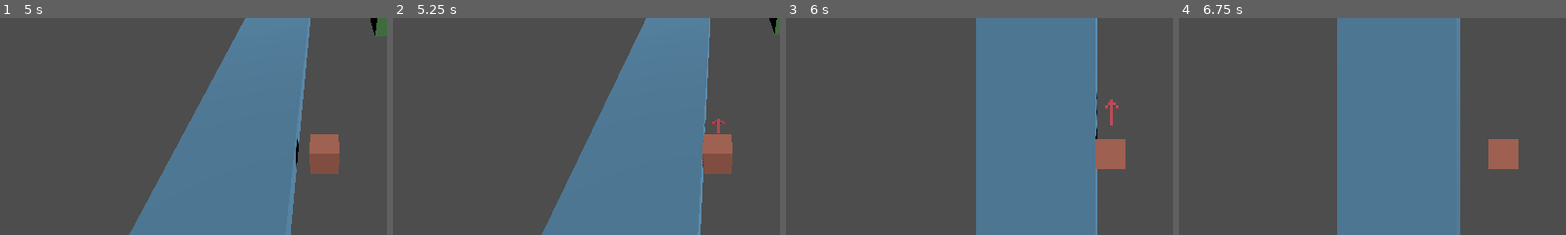
Above: before the commit, frames 1-4 (left to right).
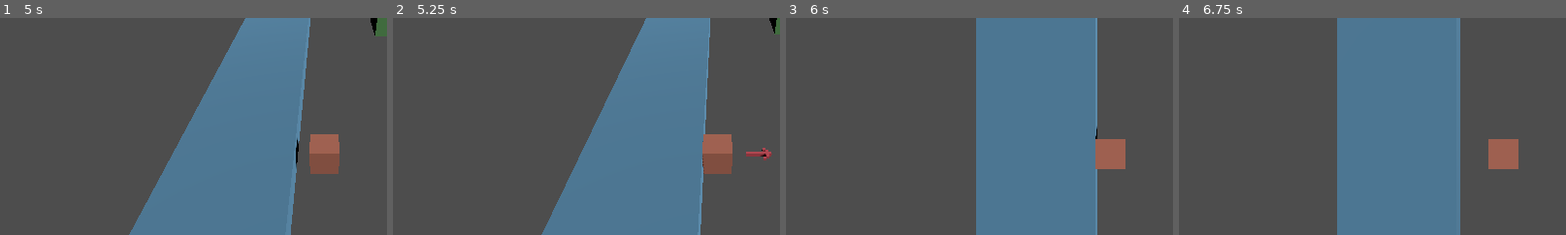
Above: after the commit, the same moments.

Repository: YeeClaw/gravitygame
Game: Godot game, scene res://scenes/main.tscn
The game is run twice, just before and just after one commit, with the same random seed, the same clock (stepped at 60 frames per second) and the same inputs.
Inputs (mouse positions are % of the whole screen's width and height, from its top left):
- Up to frame 1 (5 s): move the mouse to (72, 45) at 0.52 s; hold D (actor_right) 0.53-1.28 s; tap Space (actor_release) at 0.6, 2.1, 3.6 s; move the mouse to (30, 55) at 1.27 s; hold S (actor_down) 1.28-2.03 s; tap T (toggle_perspective) at 1.35, 2.85, 4.35 s; move the mouse to (60, 28) at 2.02 s; hold D (actor_right) 2.03-2.78 s; move the mouse to (45, 70) at 2.77 s; hold W (actor_up) 2.78-3.53 s; move the mouse to (80, 65) at 3.52 s; hold A (actor_left) from 3.53 s (still down); move the mouse to (20, 35) at 4.27 s
- Up to frame 2 (5.25 s): move the mouse to (55, 50) at 5.02 s; release A (actor_left) at 5.03 s; hold S (actor_down) from 5.03 s (still down); tap Space (actor_release) at 5.1 s
- Up to frame 3 (6 s): tap Enter at 5.75 s; move the mouse to (35, 25) at 5.77 s; release S (actor_down) at 5.78 s; hold D (actor_right) from 5.78 s (still down); tap T (toggle_perspective) at 5.85 s
- Up to frame 4 (6.75 s): tap Space (actor_release) at 6.5, 6.6 s; move the mouse to (72, 45) at 6.52 s; release D (actor_right) at 6.53 s; hold W (actor_up) from 6.53 s (still down)
The pictures show only the part of the screen within x 8-58%, y 19-69%; the shares and areas given below are measured in that part.

Frame 1 is identical in both runs. In frame 2, 0.3% of the frame differs, in the area x 80-98%, y 46-66%; in frame 3, 0.2%; in frame 4, nothing differs.
Error before the commit: Invalid access to property or key 'position' on a base object of type 'null instance'. (res://scripts/top_camera.gd:12)

Commit message:
TG-07 Fix arrow looking direction

Diff:
--- a/scripts/character.gd
+++ b/scripts/character.gd
@@ -5,6 +5,7 @@
 const JUMP_VELOCITY = 4.5
 var collision: bool = false
 var direction_indicator: Node3D
+@export var player_plane: Plane
 
 
 func _ready() -> void:
@@ -15,6 +16,7 @@
 
 
 func _physics_process(_delta: float) -> void:
+	player_plane = Plane(Vector3(0, 1, 0), position.y)
 	collision = move_and_slide()
 
 
--- a/scripts/direction_indicator.gd
+++ b/scripts/direction_indicator.gd
@@ -4,12 +4,9 @@
 
 func _ready():
 	print("Hello from direction indicator")
-	camera = $TopCamera
+	camera = $"../TopCamera"
 
 
 func _process(_delta):
-    #Tells the direction indicator to look at the cursor
-	var flat_mouse_position: Vector2 = get_viewport().get_mouse_position()
-	var thiccc_mouse_position := Vector3(flat_mouse_position.x, 0, flat_mouse_position.y)
-	print(thiccc_mouse_position)
+	#Tells the direction indicator to look at the cursor
 	look_at(camera.physical_mouse_pos)
--- a/scripts/top_camera.gd
+++ b/scripts/top_camera.gd
@@ -2,20 +2,21 @@
 
 var player: CharacterBody3D
 var mouse_position: Vector2
-var player_plane: Plane
-var physical_mouse_pos: Vector3
+@export var physical_mouse_pos: Vector3
 
 
 # Called when the node enters the scene tree for the first time.
 func _ready() -> void:
-	player = get_node("Character")
-	player_plane = Plane(Vector3.UP, player.position)
+	player = get_parent()
 
 
 func _physics_process(_delta: float) -> void:
 	mouse_position = get_viewport().get_mouse_position()
 
+	var ray_direction := project_ray_normal(mouse_position)
 	var ray_origin := project_ray_origin(mouse_position)
-	var ray_end := ray_origin + project_ray_normal(mouse_position * 20)
 
-	physical_mouse_pos = player_plane.intersects_ray(ray_origin, ray_end)
+	if player.player_plane.intersects_ray(ray_origin, ray_direction):
+		physical_mouse_pos = player.player_plane.intersects_ray(ray_origin, ray_direction)
+	else:
+		physical_mouse_pos = player.position + Vector3.RIGHT
